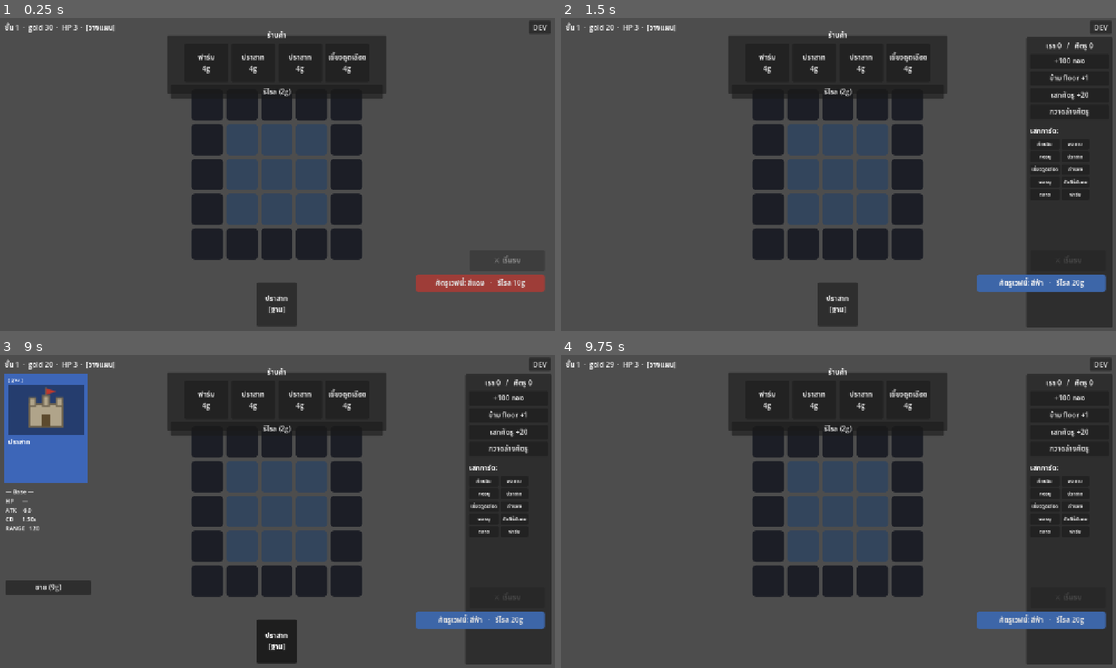
Above: before the commit, frames 1-4 (two rows, left to right).
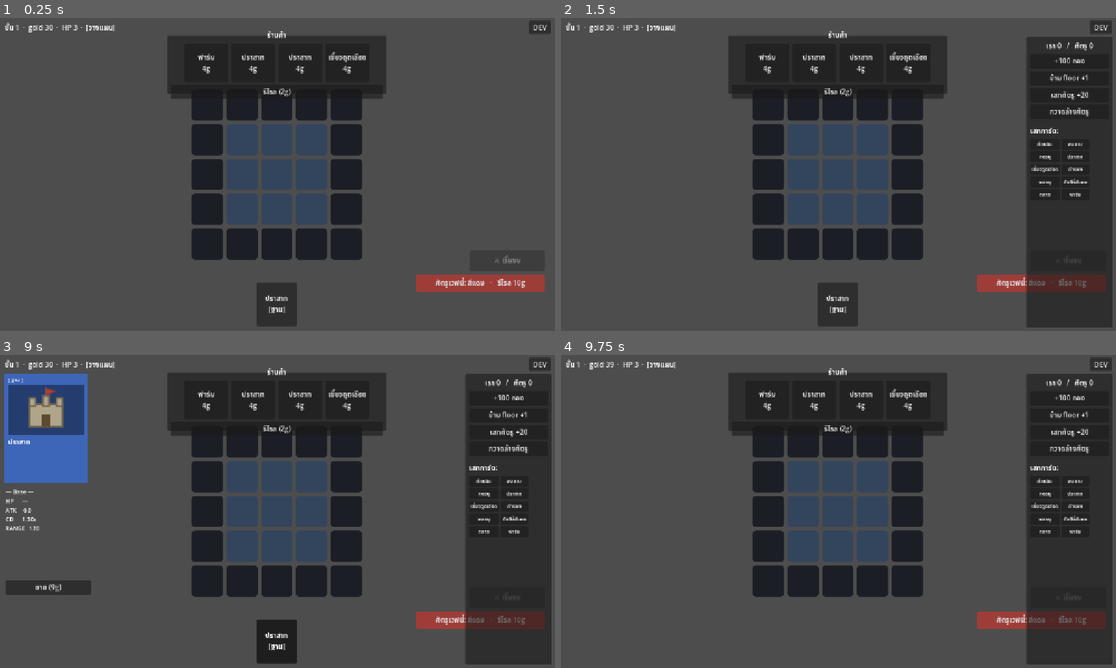
Above: after the commit, the same moments.

Repository: lnwextra2/9-Kings-at-home
Game: Godot game, scene res://scenes/main.tscn
The game is run twice, just before and just after one commit, with the same random seed, the same clock (stepped at 60 frames per second) and the same inputs.
Inputs (mouse positions are in pixels of both pictures, inside the frame that each line leads up to):
- Up to frame 1 (0.25 s): no input
- Up to frame 2 (1.5 s): click "DEV" at 0.5 s; click "ศัตรูเวฟนี้: สีแดง · รีโรล 10g" at 1.25 s
- Up to frame 3 (9 s): click (244, 477) at 2.02 s; click (277, 477) at 2.77 s; click (310, 477) at 3.52 s; click (244, 511) at 4.27 s; click (277, 511) at 5.02 s; click (310, 511) at 5.77 s; click (244, 545) at 6.52 s; click (277, 545) at 7.27 s; click (310, 545) at 8.02 s; click "ปราสาท [ฐาน]" at 8.75 s
- Up to frame 4 (9.75 s): click "ขาย (9g)" at 9.5 s

The runs differ from the first frame. In frame 2, 1.3% of the frame differs, in the area x 8-99%, y 2-88%; in frame 3, 1.3%; in frame 4, 1.3%.

Commit message:
refactor: build all UI as nodes in main.tscn (editor-visible, WYSIWYG)
- CardPanel / ShopView / RewardView / DebugView are now instanced as child
  nodes in main.tscn (were add_child'd in code); ColorButton + DevButton are
  real Button nodes too
- main.gd references them via @onready $Path and only wires signals + refresh
  (no more runtime instantiation); positions/layout now editable in the editor
- functionally identical; verified headless loads clean

Now opening main.tscn in the Godot editor shows the real screen layout.

Co-Authored-By: Claude Opus 4.8 <noreply@anthropic.com>

Diff:
--- a/new-game-project/scenes/main.gd
+++ b/new-game-project/scenes/main.gd
@@ -1,27 +1,23 @@
 extends Control
 ## ตัวสลับ phase — planning (วาง+ร้าน) ↔ combat (สนามรบ) ↔ reward ↔ gameover
-
-const CARD_PANEL := preload("res://scenes/planning/card_panel.tscn")
-const SHOP_VIEW := preload("res://scenes/planning/shop_view.tscn")
-const REWARD_VIEW := preload("res://scenes/planning/reward_view.tscn")
-const DEBUG_VIEW := preload("res://scenes/planning/debug_view.tscn")
+## UI ทั้งหมดเป็น node ใน main.tscn (จัดใน editor ได้) — สคริปต์แค่ wire signal + refresh
 
 @onready var _top: Label = $TopBar
 @onready var _planning: Control = $Planning
 @onready var _board = $Planning/BoardView
 @onready var _hand = $Planning/HandView
 @onready var _fight: Button = $Planning/FightButton
+@onready var _color_btn: Button = $Planning/ColorButton
+@onready var _panel = $Planning/CardPanel
+@onready var _shop = $Planning/ShopView
 @onready var _battle = $Battlefield
+@onready var _devbtn: Button = $DevButton
+@onready var _reward = $RewardView
+@onready var _debug = $DebugView
 @onready var _overlay: Control = $ResultOverlay
 @onready var _result_label: Label = $ResultOverlay/Panel/VBox/ResultLabel
 @onready var _continue: Button = $ResultOverlay/Panel/VBox/ContinueButton
 
-var _panel: Control
-var _shop
-var _reward
-var _debug
-var _devbtn: Button
-var _color_btn: Button
 var _color_sb: StyleBoxFlat
 var _sel_hand: int = -1
 var _sel_slot: int = -1
@@ -33,55 +29,25 @@
     _fight.pressed.connect(_on_fight)
     _battle.connect("combat_ended", _on_combat_ended)
     _continue.pressed.connect(_on_gameover_continue)
-    _panel = CARD_PANEL.instantiate()
-    _planning.add_child(_panel)
     _panel.connect("sell_pressed", _on_sell)
     _panel.clear()
-    _shop = SHOP_VIEW.instantiate()
-    _planning.add_child(_shop)
     _shop.connect("buy", _on_buy)
     _shop.connect("reroll_pressed", _on_shop_reroll)
-    _reward = REWARD_VIEW.instantiate()
-    add_child(_reward)
-    _reward.visible = false
     _reward.connect("picked", _on_reward_pick)
     _reward.connect("reroll_pressed", _on_reward_reroll)
-    _debug = DEBUG_VIEW.instantiate()
-    add_child(_debug)
-    _debug.visible = false
+    _reward.visible = false
     _debug.connect("give_card", _on_dbg_give)
     _debug.connect("give_gold", _on_dbg_gold)
     _debug.connect("skip_floor", _on_dbg_skip)
     _debug.connect("spawn_enemies", _on_dbg_spawn)
     _debug.connect("clear_enemies", _on_dbg_clear)
-    _devbtn = Button.new()
-    _devbtn.text = "DEV"
-    _devbtn.focus_mode = Control.FOCUS_NONE
-    _devbtn.anchor_left = 1.0
-    _devbtn.anchor_right = 1.0
-    _devbtn.offset_left = -60.0
-    _devbtn.offset_right = -10.0
-    _devbtn.offset_top = 6.0
-    _devbtn.offset_bottom = 30.0
-    add_child(_devbtn)
+    _debug.visible = false
     _devbtn.pressed.connect(func(): _debug.visible = not _debug.visible)
-    _color_btn = Button.new()
-    _color_btn.focus_mode = Control.FOCUS_NONE
-    # ปุ่มสีเวฟ = ขวาล่าง ใต้ปุ่มเริ่มรบ (ปรับตำแหน่งที่ offset_* พวกนี้)
-    _color_btn.anchor_left = 1.0
-    _color_btn.anchor_top = 1.0
-    _color_btn.anchor_right = 1.0
-    _color_btn.anchor_bottom = 1.0
-    _color_btn.offset_left = -320.0
-    _color_btn.offset_top = -130.0
-    _color_btn.offset_right = -24.0
-    _color_btn.offset_bottom = -90.0
-    _color_sb = StyleBoxFlat.new()
+    _color_btn.pressed.connect(_on_reroll_color)
+    _color_sb = StyleBoxFlat.new()   # พื้นปุ่มสีเวฟ (เปลี่ยนสีตามเวฟใน _update_top)
     _color_sb.set_corner_radius_all(6)
     for _cs in ["normal", "hover", "pressed", "disabled"]:
         _color_btn.add_theme_stylebox_override(_cs, _color_sb)
-    add_child(_color_btn)
-    _color_btn.pressed.connect(_on_reroll_color)
     _refresh_planning()
     _update_phase()
 
@@ -240,8 +206,6 @@
         _reward.visible = false
     if ph != &"gameover":
         _overlay.visible = false
-    if _color_btn:
-        _color_btn.visible = ph == &"planning"
     _update_top()
 
 
@@ -257,8 +221,7 @@
     _sel_hand = -1
     _sel_slot = -1
     _hand.set_selected(-1)
-    if _panel:
-        _panel.clear()
+    _panel.clear()
 
 
 func _update_top() -> void:
@@ -271,7 +234,6 @@
     elif st.phase == &"gameover":
         ph = "จบเกม"
     _top.text = "ชั้น %d  ·  gold %d  ·  HP %d  ·  [%s]" % [st.floor_num, st.gold, st.base_hp, ph]
-    if _color_btn:
-        _color_btn.text = "ศัตรูเวฟนี้: สี%s   ·   รีโรล %dg" % [_color_name(st.wave_color), st.enemy_reroll_cost]
-        _color_btn.disabled = st.gold < st.enemy_reroll_cost
-        _color_sb.bg_color = _wave_btn_color(st.wave_color)
+    _color_btn.text = "ศัตรูเวฟนี้: สี%s   ·   รีโรล %dg" % [_color_name(st.wave_color), st.enemy_reroll_cost]
+    _color_btn.disabled = st.gold < st.enemy_reroll_cost
+    _color_sb.bg_color = _wave_btn_color(st.wave_color)
--- a/new-game-project/scenes/main.tscn
+++ b/new-game-project/scenes/main.tscn
@@ -1,11 +1,15 @@
-[gd_scene format=3 uid="uid://dak0main0v"]
+[gd_scene load_steps=9 format=3 uid="uid://dak0main0v"]
 
-[ext_resource type="Script" uid="uid://cb6foccrdn1cv" path="res://scenes/main.gd" id="1"]
-[ext_resource type="PackedScene" uid="uid://dak0board0v" path="res://scenes/planning/board_view.tscn" id="2"]
-[ext_resource type="PackedScene" uid="uid://dak0hand0v" path="res://scenes/planning/hand_view.tscn" id="3"]
-[ext_resource type="Script" uid="uid://dfklmhsemhl8b" path="res://scenes/battle/battlefield_view.gd" id="4"]
+[ext_resource type="Script" path="res://scenes/main.gd" id="1"]
+[ext_resource type="PackedScene" path="res://scenes/planning/board_view.tscn" id="2"]
+[ext_resource type="PackedScene" path="res://scenes/planning/hand_view.tscn" id="3"]
+[ext_resource type="Script" path="res://scenes/battle/battlefield_view.gd" id="4"]
+[ext_resource type="PackedScene" path="res://scenes/planning/card_panel.tscn" id="5"]
+[ext_resource type="PackedScene" path="res://scenes/planning/shop_view.tscn" id="6"]
+[ext_resource type="PackedScene" path="res://scenes/planning/reward_view.tscn" id="7"]
+[ext_resource type="PackedScene" path="res://scenes/planning/debug_view.tscn" id="8"]
 
-[node name="Main" type="Control" unique_id=245323708]
+[node name="Main" type="Control"]
 layout_mode = 3
 anchors_preset = 15
 anchor_right = 1.0
@@ -14,11 +18,11 @@
 grow_vertical = 2
 script = ExtResource("1")
 
-[node name="Battlefield" type="Node2D" parent="." unique_id=1322312052]
+[node name="Battlefield" type="Node2D" parent="."]
 visible = false
 script = ExtResource("4")
 
-[node name="Planning" type="Control" parent="." unique_id=524621876]
+[node name="Planning" type="Control" parent="."]
 layout_mode = 1
 anchors_preset = 15
 anchor_right = 1.0
@@ -26,13 +30,19 @@
 grow_horizontal = 2
 grow_vertical = 2
 
-[node name="BoardView" parent="Planning" unique_id=131342926 instance=ExtResource("2")]
+[node name="BoardView" parent="Planning" instance=ExtResource("2")]
 layout_mode = 1
 
-[node name="HandView" parent="Planning" unique_id=1293755588 instance=ExtResource("3")]
+[node name="HandView" parent="Planning" instance=ExtResource("3")]
 layout_mode = 1
 
-[node name="FightButton" type="Button" parent="Planning" unique_id=1007570736]
+[node name="CardPanel" parent="Planning" instance=ExtResource("5")]
+layout_mode = 1
+
+[node name="ShopView" parent="Planning" instance=ExtResource("6")]
+layout_mode = 1
+
+[node name="FightButton" type="Button" parent="Planning"]
 layout_mode = 1
 anchors_preset = 3
 anchor_left = 1.0
@@ -47,7 +57,21 @@
 grow_vertical = 0
 text = "⚔️ เริ่มรบ"
 
-[node name="TopBar" type="Label" parent="." unique_id=696102400]
+[node name="ColorButton" type="Button" parent="Planning"]
+layout_mode = 1
+anchor_left = 1.0
+anchor_top = 1.0
+anchor_right = 1.0
+anchor_bottom = 1.0
+offset_left = -320.0
+offset_top = -130.0
+offset_right = -24.0
+offset_bottom = -90.0
+grow_horizontal = 0
+grow_vertical = 0
+text = "ศัตรูเวฟ"
+
+[node name="TopBar" type="Label" parent="."]
 layout_mode = 1
 offset_left = 14.0
 offset_top = 10.0
@@ -55,7 +79,26 @@
 offset_bottom = 36.0
 text = "loading..."
 
-[node name="ResultOverlay" type="Control" parent="." unique_id=805043842]
+[node name="DevButton" type="Button" parent="."]
+layout_mode = 1
+anchor_left = 1.0
+anchor_right = 1.0
+offset_left = -60.0
+offset_top = 6.0
+offset_right = -10.0
+offset_bottom = 30.0
+grow_horizontal = 0
+text = "DEV"
+
+[node name="RewardView" parent="." instance=ExtResource("7")]
+visible = false
+layout_mode = 1
+
+[node name="DebugView" parent="." instance=ExtResource("8")]
+visible = false
+layout_mode = 1
+
+[node name="ResultOverlay" type="Control" parent="."]
 visible = false
 layout_mode = 1
 anchors_preset = 15
@@ -64,7 +107,7 @@
 grow_horizontal = 2
 grow_vertical = 2
 
-[node name="Dim" type="ColorRect" parent="ResultOverlay" unique_id=922422176]
+[node name="Dim" type="ColorRect" parent="ResultOverlay"]
 layout_mode = 1
 anchors_preset = 15
 anchor_right = 1.0
@@ -73,7 +116,7 @@
 grow_vertical = 2
 color = Color(0, 0, 0, 0.5)
 
-[node name="Panel" type="Panel" parent="ResultOverlay" unique_id=1202812766]
+[node name="Panel" type="Panel" parent="ResultOverlay"]
 layout_mode = 1
 anchors_preset = 8
 anchor_left = 0.5
@@ -87,7 +130,7 @@
 grow_horizontal = 2
 grow_vertical = 2
 
-[node name="VBox" type="VBoxContainer" parent="ResultOverlay/Panel" unique_id=87411001]
+[node name="VBox" type="VBoxContainer" parent="ResultOverlay/Panel"]
 layout_mode = 1
 anchors_preset = 15
 anchor_right = 1.0
@@ -101,11 +144,11 @@
 theme_override_constants/separation = 18
 alignment = 1
 
-[node name="ResultLabel" type="Label" parent="ResultOverlay/Panel/VBox" unique_id=1235948029]
+[node name="ResultLabel" type="Label" parent="ResultOverlay/Panel/VBox"]
 layout_mode = 2
 text = "ผล"
 horizontal_alignment = 1
 
-[node name="ContinueButton" type="Button" parent="ResultOverlay/Panel/VBox" unique_id=355549272]
+[node name="ContinueButton" type="Button" parent="ResultOverlay/Panel/VBox"]
 layout_mode = 2
 text = "ต่อไป ▶"
